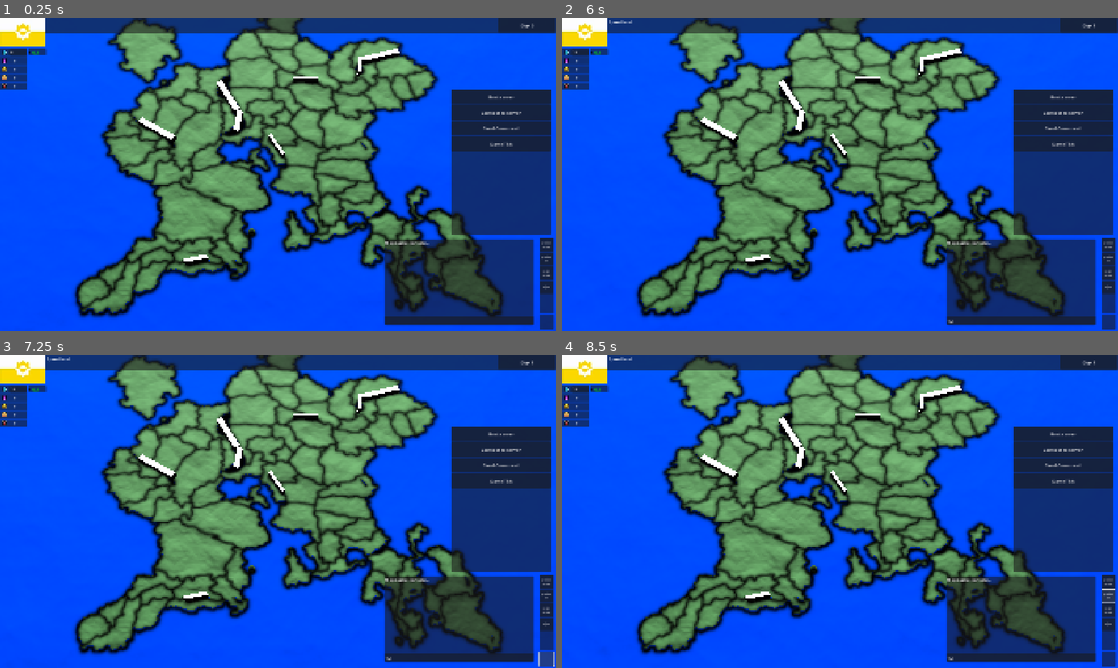
Above: before the commit, frames 1-4 (two rows, left to right).
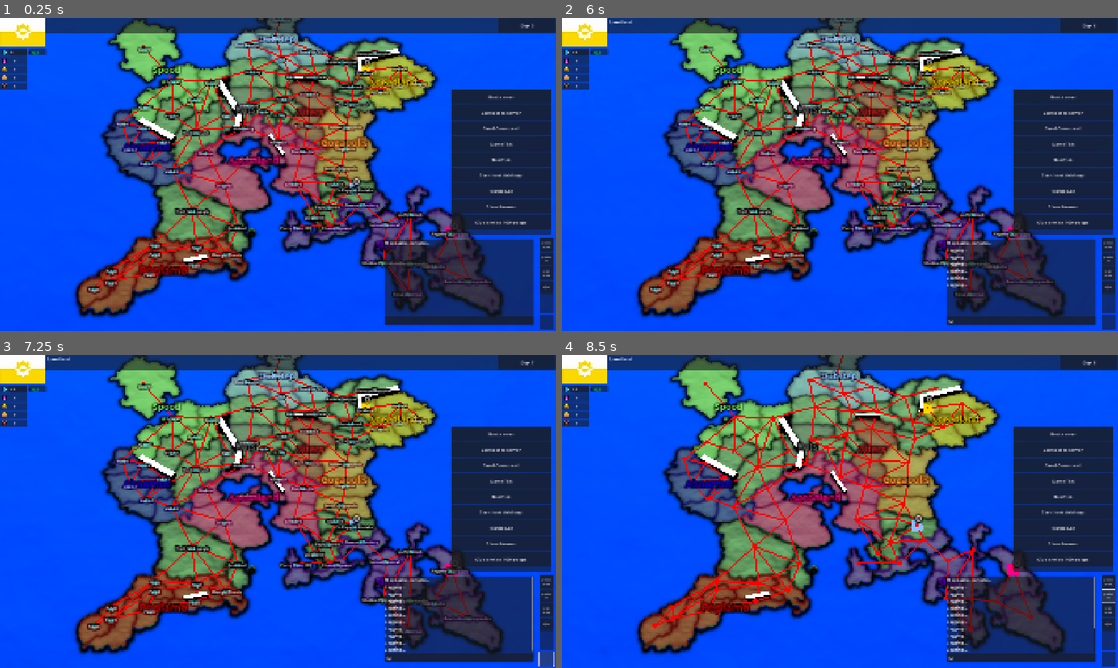
Above: after the commit, the same moments.

Repository: adrutkow/MapGame
Game: Godot game, scene res://node_3d.tscn
Two runs of this game, one before a commit and one after it. Both use one fixed random seed, a clock stepped at 60 frames per second and the inputs below.
Inputs (mouse positions are in pixels of both pictures, inside the frame that each line leads up to):
- Up to frame 1 (0.25 s): no input
- Up to frame 2 (6 s): click (1017, 321) at 0.52 s; type "12" at 0.6 s; click "GameTick" at 1.25 s; click (1062, 158) at 2 s, where only the run after the commit has a clickable "HostTick"; click (1062, 174) at 2.75 s, where only the run after the commit has a clickable "Start host tick loop"; click (1062, 190) at 3.5 s, where only the run after the commit has a clickable "Toggle Lag"; click (1062, 205) at 4.25 s, where only the run after the commit has a clickable "Show Armies"; click (1062, 221) at 5 s, where only the run after the commit has a clickable "Give armies 100 troops"; click (584, 30) at 5.75 s
- Up to frame 3 (7.25 s): click (544, 658) at 6.5 s
- Up to frame 4 (8.5 s): click "province names" at 7.25 s; click "province ids" at 8 s

The runs differ from the first frame. In frame 1, 29% of the frame differs, in the area x 14-100%, y 0-94%; in frame 2, 29%; in frame 3, 29%, in the area x 1-100%, y 0-95%; in frame 4, 27%.

Commit message:
Working on army system

Diff:
--- a/Resources/province_data_list.tres
+++ b/Resources/province_data_list.tres
@@ -235,7 +235,7 @@
 
 [sub_resource type="Resource" id="Resource_e7ef1"]
 script = ExtResource("1_5xjdf")
-name = "Basileus of Aedinfell"
+name = "Aedinfell"
 id = 23
 heatmap_color = Vector3i(139, 0, 204)
 ocean_access = true
--- /dev/null
+++ b/Scripts/Resources/army.gd
@@ -0,0 +1,14 @@
+extends Resource
+class_name Army;
+
+static var armies_created_count: int;
+
+var army_id: int;
+var unit_groups: Dictionary;
+var province_id: int;
+var nation_owner_id: int;
+
+func add_unit(unit_name: String, count: int):
+	if (not (unit_name in unit_groups.keys())):
+		unit_groups[unit_name] = 0;
+	unit_groups[unit_name] += count;
--- /dev/null
+++ b/Scripts/Resources/unit_data.gd
@@ -0,0 +1,5 @@
+extends Resource
+class_name UnitData;
+
+@export var unit_name: String;
+@export var unit_power: int;
--- a/Scripts/nation.gd
+++ b/Scripts/nation.gd
@@ -1,4 +1,4 @@
-extends Node
+extends Resource
 class_name Nation;
 
 @export var owned_provinces: Array[int];
--- a/Scripts/network_manager.gd
+++ b/Scripts/network_manager.gd
@@ -39,7 +39,6 @@
 	for c in commands:
 		game_commands.append(c);
 	DevConsole.instance.add_line("Received commands from server!");
-	#GameInstance.game_instance.tick();
 
 @rpc("any_peer")
 func receive_ready_as_host():
@@ -62,6 +61,14 @@
 		if (not rp.is_ready):
 			return (false);
 	return (true);
+
+func ask_clients_to_tick():
+	for rp: RemotePlayer in remote_players:
+		rpc_id(rp.peer_id, "receive_tick_request");
+
+@rpc("authority")
+func receive_tick_request():
+	GameInstance.game_instance.tick();
 
 func send_commands_to_clients():
 	DevConsole.instance.add_line("Sending commands to clients");
--- a/camera_3d.gd
+++ b/camera_3d.gd
@@ -100,12 +100,8 @@
 func on_left_click(mouse_pos: Vector2):
 	var color = raycast_heatmap(mouse_pos);
 
-	print("XD")
-
-
 	if (not color):
 		return;
-
 
 	var p: ProvinceData = Map.map_instance.get_province_data_by_color(color);
 	if (p):
--- a/dev_console.gd
+++ b/dev_console.gd
@@ -26,3 +26,24 @@
 
 func _on_game_tick_pressed() -> void:
 	GameInstance.game_instance.tick();
+
+
+func _on_host_tick_pressed() -> void:
+	GameInstance.game_instance.host_tick();
+
+
+func _on_start_host_tick_loop_pressed() -> void:
+	GameInstance.game_instance.start = true;
+
+
+func _on_toggle_lag_pressed() -> void:
+	GameInstance.game_instance.lag = !GameInstance.game_instance.lag;
+
+
+func _on_generate_army_pressed() -> void:
+	Map.map_instance.generate_mapview_military();
+
+
+func _on_give_army_troops_pressed() -> void:
+	for a: Army in GameInstance.game_instance.get_armies():
+		a.add_unit("goon", 100);
--- a/game_instance.gd
+++ b/game_instance.gd
@@ -3,6 +3,7 @@
 
 static var game_instance: GameInstance;
 var nations: Array[Nation];
+var armies: Array[Army];
 var provinces: Array[ProvinceState];
 var day: int = 0;
 
@@ -10,6 +11,9 @@
 var prov2: int = -1;
 
 var timer: int = 0;
+var start: bool = false;
+
+var lag: bool = false;
 
 # Expanding borders with gold
 # research/civics can reduce that cost
@@ -19,8 +23,11 @@
 
 func _process(delta: float) -> void:
 	timer += 1;
-	if (timer > 60):
-		pass;
+	if (timer > 60 and start):
+		if multiplayer.is_server():
+			if (NetworkManager.is_every_player_ready()):
+				host_tick();
+				timer = 0;
 
 func _ready() -> void:
 	GameInstance.game_instance = self;
@@ -28,26 +35,41 @@
 	create_provinces();
 	Client.nation = get_nations()[0];
 
+	summon_army(0, 0);
+	summon_army(13, 2);
+	summon_army(25, 4);
 
-func tick():
+func host_tick():
+	if (not multiplayer.is_server()):
+		DevConsole.instance.add_line("Host tick request, im not server!");
+		return;
+	NetworkManager.send_clients_commands(NetworkManager.game_commands);
+	NetworkManager.ask_clients_to_tick();
+	tick();
+	#while (not NetworkManager.is_every_player_ready()):
+	#	DevConsole.instance.add_line("Not every player is ready!");
+	#	await Utils.wait(1);
+	NetworkManager.set_all_player_unready();
 
-	if (multiplayer.is_server()):
-		if (not NetworkManager.is_every_player_ready()):
-			DevConsole.instance.add_line("Not every player is ready!");
-			return;
-
+func tick_commands():
 	for c in NetworkManager.game_commands:
 		get_nations()[0].power += 1;
 		DevConsole.instance.add_line("Processed command");
+	NetworkManager.game_commands = [];
 
-	NetworkManager.game_commands = [];
+func tick():
+	tick_commands();
 	for p: ProvinceState in provinces:
 		p.tick();
 	day += 1;
 	UIManager.instance.tick();
+
+	while (lag):
+		DevConsole.instance.add_line("Lagging...")
+		await Utils.wait(1);
+
 	NetworkManager.send_ready_to_host();
-	if (multiplayer.is_server()):
-		NetworkManager.set_all_player_unready();
+
 
 func create_nations():
 	var temp: Nation;
@@ -86,6 +108,9 @@
 		output.append(n);
 	return (output);
 
+func get_armies() -> Array[Army]:
+	return (armies);
+
 func get_nation_by_id(id: int) -> Nation:
 	return (get_nations()[id]);
 
@@ -97,3 +122,13 @@
 		if (n[i] == nation):
 			return (i);
 	return (-1);
+
+func summon_army(province_id: int, nation_owner_id: int):
+	var temp: Army;
+
+	temp = Army.new();
+	temp.army_id = Army.armies_created_count;
+	temp.province_id = province_id;
+	temp.nation_owner_id = nation_owner_id;
+	Army.armies_created_count += 1;
+	armies.append(temp);
--- a/map.gd
+++ b/map.gd
@@ -24,11 +24,13 @@
 	init_cache();
 	mesh = ImmediateMesh.new();
 	mat = ORMMaterial3D.new();
-	#generate_mapview_nation_names();
-	#generate_mapview_province_names();
-	#generate_mapview_province_ids();
-	#generate_mapview_connections();
-	#generate_mapview_diplomacy();
+	generate_mapview_nation_names();
+	generate_mapview_province_names();
+	generate_mapview_province_ids();
+	generate_mapview_connections();
+	generate_mapview_diplomacy();
+	generate_mapview_military();
+
 
 func init_cache():
 	for i in range(0, len(GameGlobal.province_data_list.province_list)):
@@ -301,7 +303,32 @@
 			#	image.set_pixel(x, y, c);
 	$MapViews/HighlightProvinces/Image.texture = ImageTexture.create_from_image(image);
 
-
+func generate_mapview_military():
+	var center;
+	var temp;
+
+	for t in $MapViews/Military.get_children():
+		if (t.name != "ArmyCube"):
+			t.queue_free();
+
+	for a: Army in GameInstance.game_instance.get_armies():
+		center = get_province_center(a.province_id);
+		temp = $MapViews/Military/ArmyCube.duplicate();
+		temp.position = bitmap_vector_to_world(center);
+
+		var troop_count: int = 0;
+		for k in a.unit_groups.keys():
+			troop_count += a.unit_groups[k];
+		temp.get_node("Label3D").text = str(troop_count);
+
+		var m: StandardMaterial3D;
+
+		m = StandardMaterial3D.new();
+		m.albedo_color = GameInstance.game_instance.get_nation_by_id(a.nation_owner_id).nation_color;
+		m.vertex_color_use_as_albedo = true;
+		m.shading_mode = BaseMaterial3D.SHADING_MODE_UNSHADED;
+		temp.get_node("Mesh").material_override = m;
+		$MapViews/Military.add_child(temp);
 
 func pathfind(prov1: int, prov2: int):
 	var adj: Array[int];
--- a/node_3d.tscn
+++ b/node_3d.tscn
@@ -32,6 +32,11 @@
 
 [sub_resource type="SphereMesh" id="SphereMesh_lggff"]
 
+[sub_resource type="StandardMaterial3D" id="StandardMaterial3D_s0gvp"]
+
+[sub_resource type="BoxMesh" id="BoxMesh_s0gvp"]
+resource_local_to_scene = true
+
 [sub_resource type="BoxMesh" id="BoxMesh_jka67"]
 
 [sub_resource type="Environment" id="Environment_wc5p8"]
@@ -190,6 +195,22 @@
 [node name="Image" type="Sprite3D" parent="Map/MapViews/HighlightProvinces"]
 transform = Transform3D(1, 0, 0, 0, -4.37114e-08, 1, 0, -1, -4.37114e-08, 2.50582, 0.0260158, 2.41655)
 
+[node name="Military" type="Node3D" parent="Map/MapViews"]
+
+[node name="ArmyCube" type="Node3D" parent="Map/MapViews/Military"]
+
+[node name="Mesh" type="MeshInstance3D" parent="Map/MapViews/Military/ArmyCube"]
+transform = Transform3D(0.125, 0, 0, 0, 0.125, 0, 0, 0, 0.125, 0, 0, 0)
+material_override = SubResource("StandardMaterial3D_s0gvp")
+mesh = SubResource("BoxMesh_s0gvp")
+skeleton = NodePath("../..")
+
+[node name="Label3D" type="Label3D" parent="Map/MapViews/Military/ArmyCube"]
+transform = Transform3D(1, 0, 0, 0, 1, 0, 0, 0, 1, 0, 0.220288, 0)
+billboard = 1
+text = "10000"
+font_size = 24
+
 [node name="Decoratives" type="Node3D" parent="Map"]
 
 [node name="Terrain" type="Node3D" parent="Map/Decoratives"]
@@ -796,6 +817,36 @@
 focus_mode = 0
 text = "GameTick"
 
+[node name="HostTick" type="Button" parent="UI/Control/DebugButtons/Panel/VBoxContainer"]
+custom_minimum_size = Vector2(0, 50)
+layout_mode = 2
+focus_mode = 0
+text = "HostTick"
+
+[node name="StartHostTickLoop" type="Button" parent="UI/Control/DebugButtons/Panel/VBoxContainer"]
+custom_minimum_size = Vector2(0, 50)
+layout_mode = 2
+focus_mode = 0
+text = "Start host tick loop"
+
+[node name="ToggleLag" type="Button" parent="UI/Control/DebugButtons/Panel/VBoxContainer"]
+custom_minimum_size = Vector2(0, 50)
+layout_mode = 2
+focus_mode = 0
+text = "Toggle Lag"
+
+[node name="GenerateArmy" type="Button" parent="UI/Control/DebugButtons/Panel/VBoxContainer"]
+custom_minimum_size = Vector2(0, 50)
+layout_mode = 2
+focus_mode = 0
+text = "Show Armies"
+
+[node name="GiveArmyTroops" type="Button" parent="UI/Control/DebugButtons/Panel/VBoxContainer"]
+custom_minimum_size = Vector2(0, 50)
+layout_mode = 2
+focus_mode = 0
+text = "Give armies 100 troops"
+
 [connection signal="pressed" from="UI/Control/MapViews/ToggleMapViewButtons/Panel/VBoxContainer/ProvinceNamesToggle" to="UI/Control/MapViews" method="_on_province_names_toggle_pressed"]
 [connection signal="pressed" from="UI/Control/MapViews/ToggleMapViewButtons/Panel/VBoxContainer/ProvinceIDsToggle" to="UI/Control/MapViews" method="_on_province_ids_toggle_pressed"]
 [connection signal="pressed" from="UI/Control/MapViews/ToggleMapViewButtons/Panel/VBoxContainer/NationNamesToggle" to="UI/Control/MapViews" method="_on_nation_names_toggle_pressed"]
@@ -804,3 +855,8 @@
 [connection signal="pressed" from="UI/Control/DebugButtons/Panel/VBoxContainer/ConnectToServer" to="UI/Control/DevConsole" method="_on_connect_to_server_pressed"]
 [connection signal="pressed" from="UI/Control/DebugButtons/Panel/VBoxContainer/SendCommand" to="UI/Control/DevConsole" method="_on_send_command_pressed"]
 [connection signal="pressed" from="UI/Control/DebugButtons/Panel/VBoxContainer/GameTick" to="UI/Control/DevConsole" method="_on_game_tick_pressed"]
+[connection signal="pressed" from="UI/Control/DebugButtons/Panel/VBoxContainer/HostTick" to="UI/Control/DevConsole" method="_on_host_tick_pressed"]
+[connection signal="pressed" from="UI/Control/DebugButtons/Panel/VBoxContainer/StartHostTickLoop" to="UI/Control/DevConsole" method="_on_start_host_tick_loop_pressed"]
+[connection signal="pressed" from="UI/Control/DebugButtons/Panel/VBoxContainer/ToggleLag" to="UI/Control/DevConsole" method="_on_toggle_lag_pressed"]
+[connection signal="pressed" from="UI/Control/DebugButtons/Panel/VBoxContainer/GenerateArmy" to="UI/Control/DevConsole" method="_on_generate_army_pressed"]
+[connection signal="pressed" from="UI/Control/DebugButtons/Panel/VBoxContainer/GiveArmyTroops" to="UI/Control/DevConsole" method="_on_give_army_troops_pressed"]
Not shown, added: Scripts/Resources/army.gd.uid
Not shown, added: Scripts/Resources/unit_data.gd.uid
Not shown: 1 places in node_3d.tscn that only renumber resources
